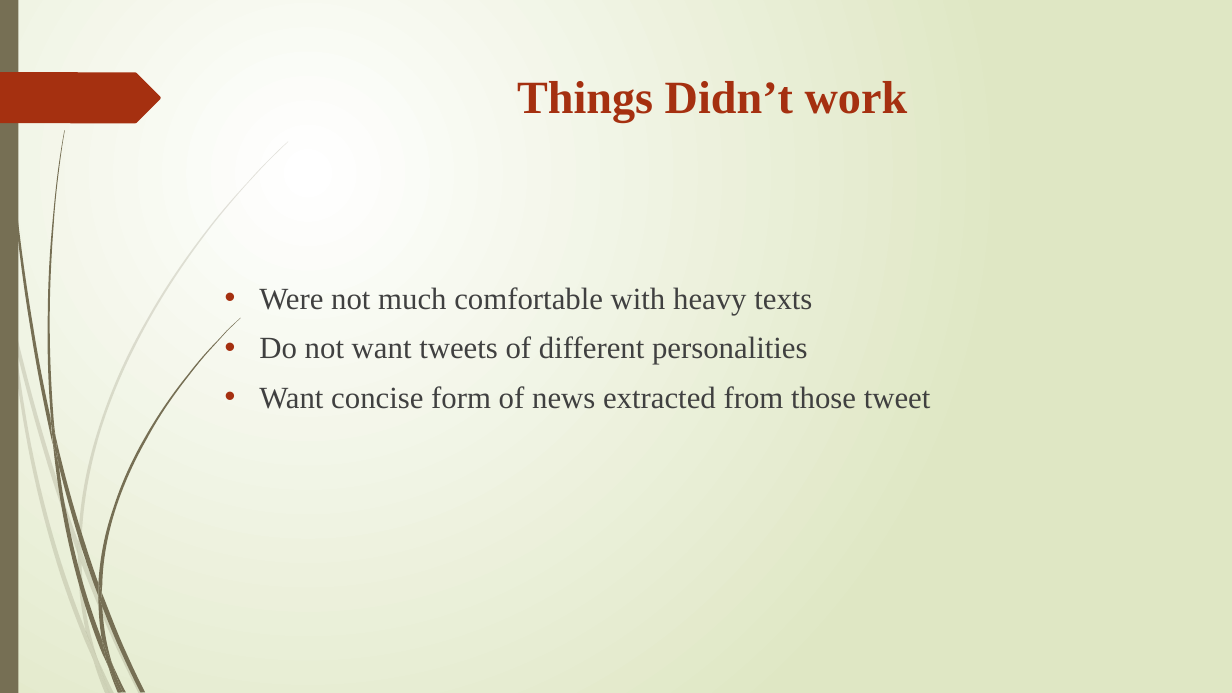
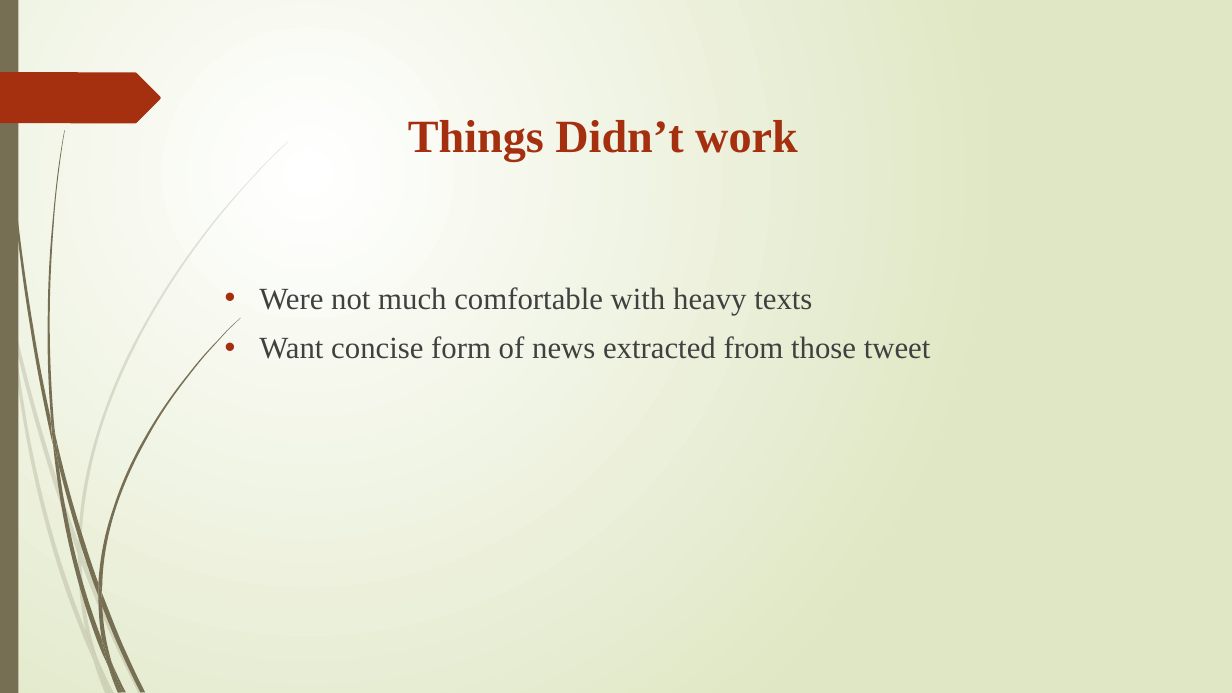
Before and after one commit to Zeeshanily/Citizen-Journalism, a slide deck: slide 25 of pj-task 2/Presentation.pptx. Drawn at 1232x693 pixels with LibreOffice and Linux fonts; fonts in the diff are those of the drawing. Boxes give left, top, right and bottom in pixels: in the first picture for what was removed or moved away, otherwise in the second. Text is boxed around its words. In the diff, an @@ line names an element or a change of style, - is before the commit and + after.

```diff
--- a/pj-task 2/Presentation.pptx
+++ b/pj-task 2/Presentation.pptx
@@ title "Things Didn’t work": place and size @@
-title "Things Didn’t work" at <box>517,81,908,123</box>
+title "Things Didn’t work" at <box>408,120,798,162</box>
@@ text at <box>259,336,808,364</box>: paragraph removed @@
-• Do not want tweets of different personalities
```
Also in this commit, not shown: 6 other slides changed, 2 other files.
